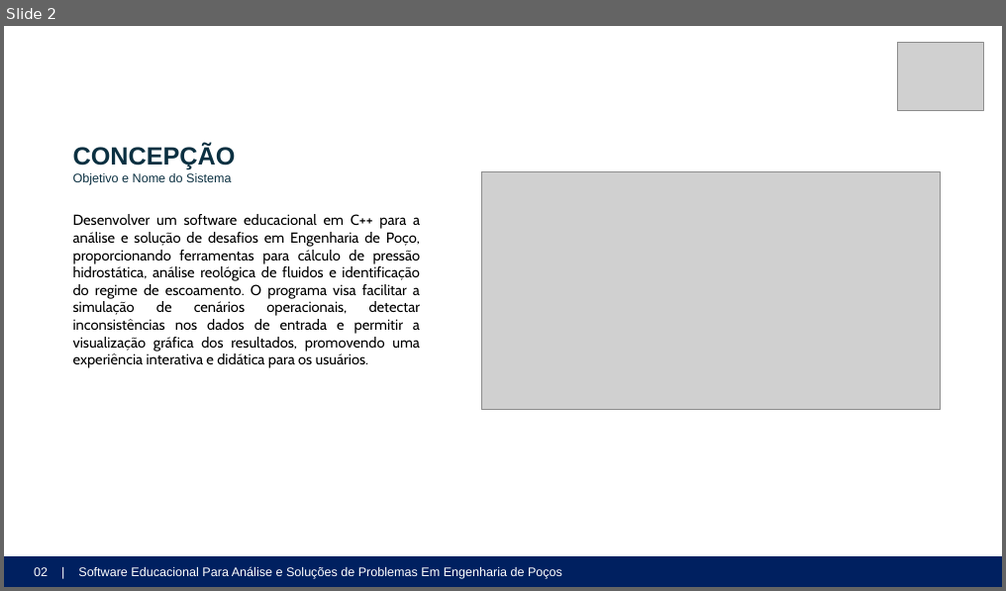
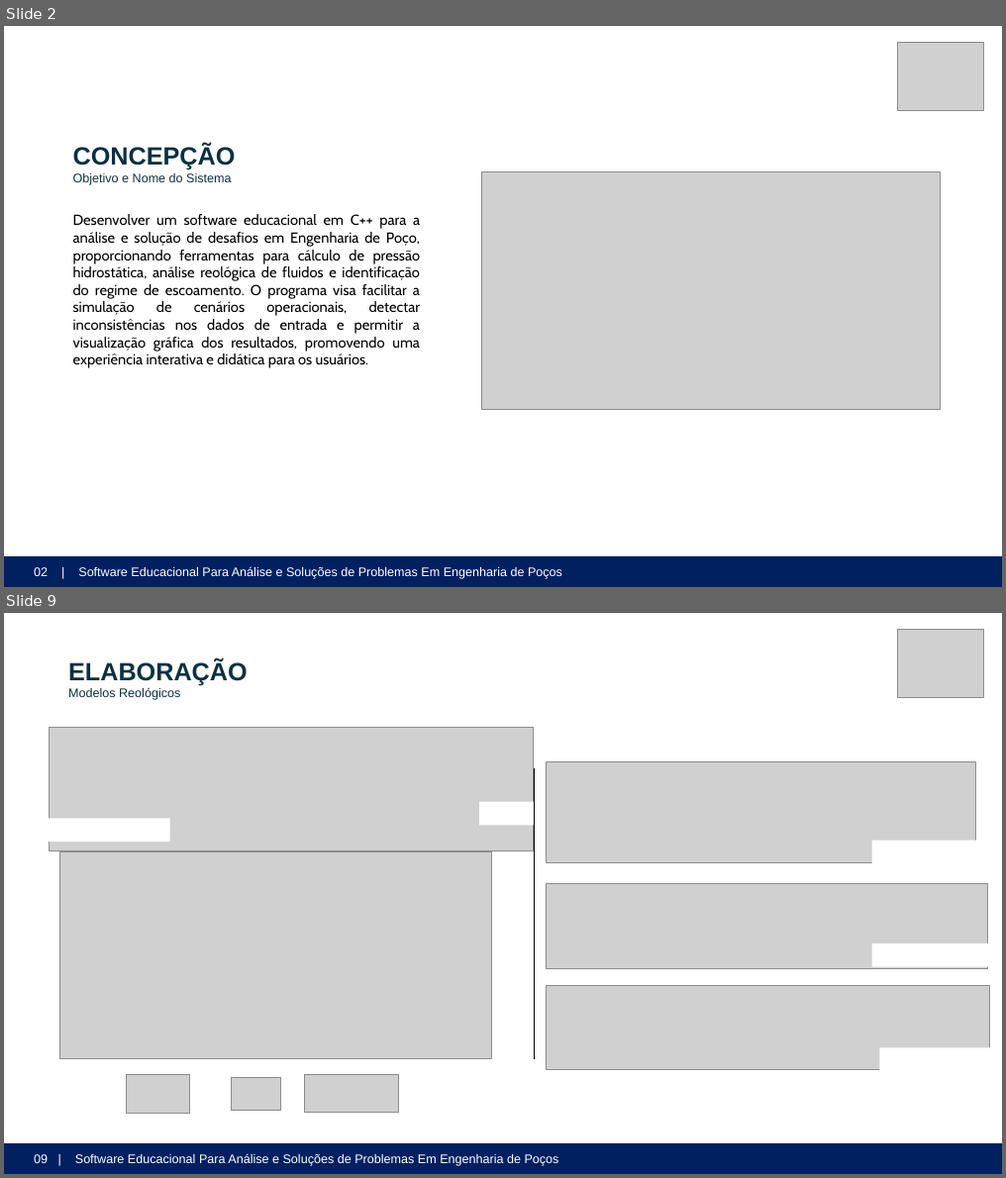
Before and after one commit to ldsc/ProjetoEngenharia-SoftwareEducacionalParaAnaliseESolucaoDeProblemasEmEngenhariaDePoco, a slide deck: doc-v2/ManualDoDesenvolvedor/Apresentação/Apresentação_Nathan_TCC1.pptx. Shown one above the other, each under a label of ours: slide 2 before the commit, slides 2 and 9 after it; the slides between them are not shown. The pictures are 1006x591 and 1006x1178 pixels, drawn with LibreOffice and Linux fonts; fonts in the diff are those of the drawing; grey boxes stand for pictures. Boxes give left, top, right and bottom in pixels: in the first picture for what was removed or moved away, otherwise in the second. Text is boxed around its words. In the diff, an @@ line names an element or a change of style, - is before the commit and + after.

Commit message:
Atualização da apresentação para disciplina TCC1

```diff
--- a/doc-v2/ManualDoDesenvolvedor/Apresentação/Apresentação_Nathan_TCC1.pptx
+++ b/doc-v2/ManualDoDesenvolvedor/Apresentação/Apresentação_Nathan_TCC1.pptx
@@ slide 9 added at <box>4,613,1002,1174</box>, background #FFFFFF @@
@@ picture added at <box>898,629,984,697</box> @@
@@ text added at <box>68,661,248,700</box>, 12 pt, text #0B3041 @@
+ELABORAÇÃO
+Modelos Reológicos
@@ picture added at <box>49,728,534,851</box> @@
@@ line added from (534, 768) to (534, 1059), #000000 0.25 pt @@
@@ picture added at <box>546,762,976,863</box> @@
@@ rectangle added at <box>49,818,170,842</box>, fill #FFFFFF @@
@@ rectangle added at <box>479,802,601,825</box>, fill #FFFFFF @@
@@ rectangle added at <box>871,841,993,863</box>, fill #FFFFFF @@
@@ picture added at <box>60,852,491,1059</box> @@
@@ picture added at <box>546,884,988,968</box> @@
@@ rectangle added at <box>456,948,503,978</box>, fill #FFFFFF @@
@@ rectangle added at <box>871,944,993,967</box>, fill #FFFFFF @@
@@ picture added at <box>546,986,991,1070</box> @@
@@ rectangle added at <box>874,1042,922,1072</box>, fill #FFFFFF @@
@@ rectangle added at <box>880,1048,1001,1071</box>, fill #FFFFFF @@
@@ picture added at <box>126,1075,190,1114</box> @@
@@ picture added at <box>232,1078,281,1111</box> @@
@@ picture added at <box>305,1075,399,1112</box> @@
@@ rectangle added at <box>4,1144,1002,1174</box>, fill #002060 @@
@@ text added at <box>34,1154,559,1166</box>, 12 pt, text #FFFFFF @@
+09 | Software Educacional Para Análise e Soluções de Problemas Em Engenharia de Poços
```
Also in this commit, not shown: 4 slides changed, 12 other slides added, 33 other files.
